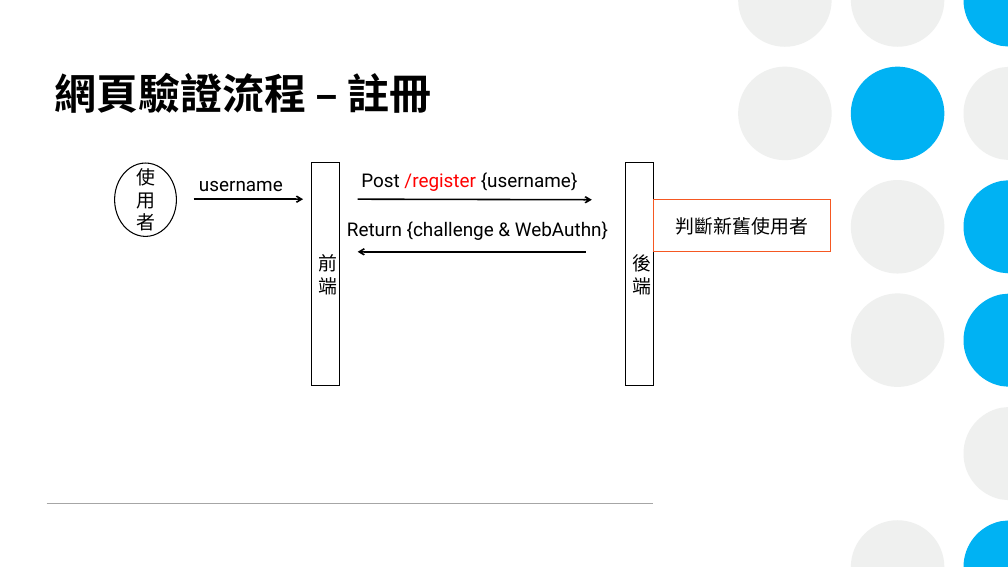
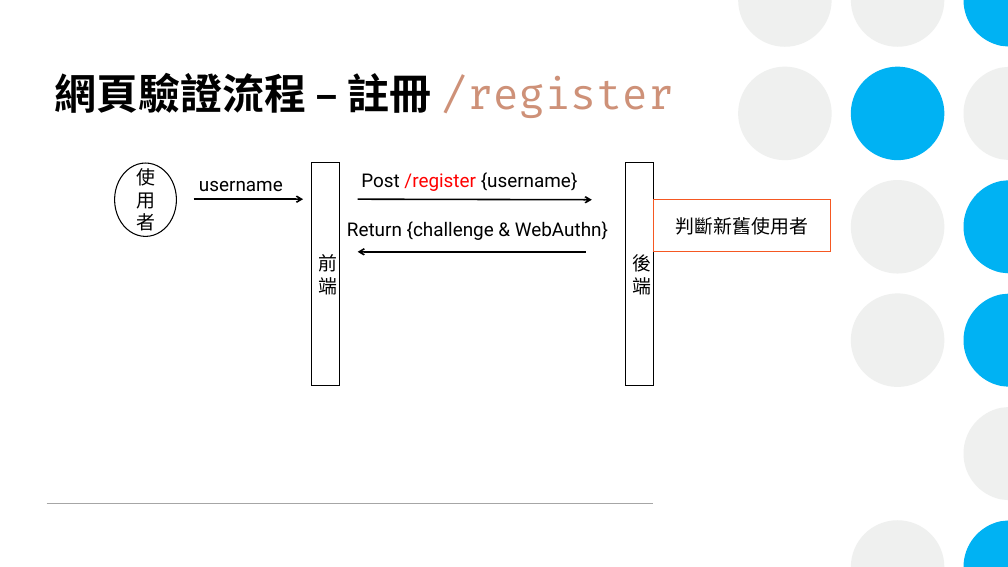
Before and after one commit to xiangerwu/Homework_Fido2, a slide deck: slide 5 of Fido2_Demo介紹.pptx. Drawn at 1008x567 pixels with LibreOffice and Linux fonts; fonts in the diff are those of the drawing. Boxes give left, top, right and bottom in pixels: in the first picture for what was removed or moved away, otherwise in the second. Text is boxed around its words. In the diff, an @@ line names an element or a change of style, - is before the commit and + after.

```diff
--- a/Fido2_Demo介紹.pptx
+++ b/Fido2_Demo介紹.pptx
@@ title at box(54, 73, 673, 118): text changed @@
-網頁驗證流程 – 註冊
+網頁驗證流程 – 註冊 /register
```
Also in this commit, not shown: 4 other slides changed, 7 slides added.
